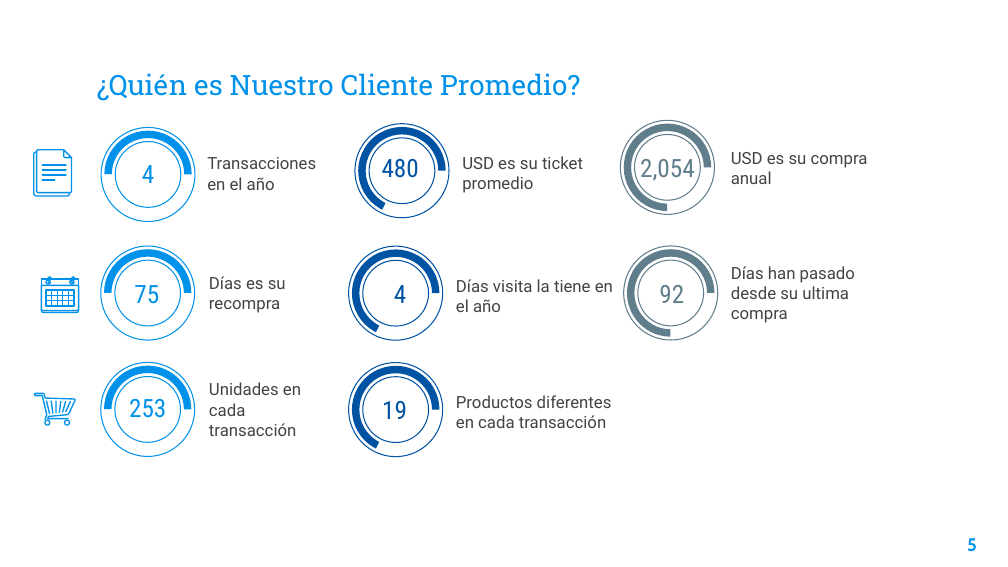
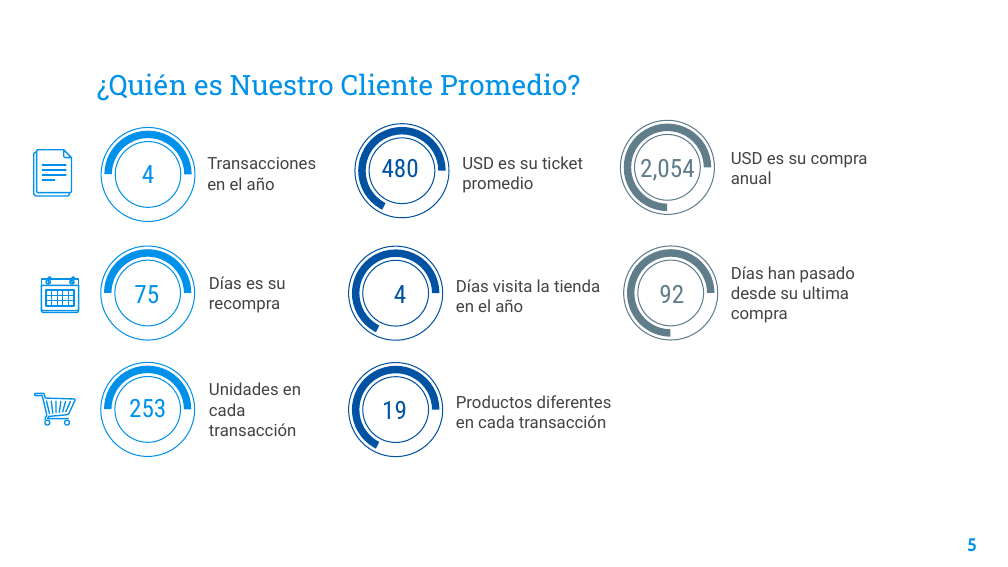
Before and after one commit to spperez8/masiv_model, a slide deck: slide 5 of reports/PRESENTACIÓN_SEGMENTACIÓN.pptx. Drawn at 1008x567 pixels with LibreOffice and Linux fonts; fonts in the diff are those of the drawing; background and template pictures are left out. Boxes give left, top, right and bottom in pixels: in the first picture for what was removed or moved away, otherwise in the second. Text is boxed around its words. In the diff, an @@ line names an element or a change of style, - is before the commit and + after.

```diff
--- a/reports/PRESENTACIÓN_SEGMENTACIÓN.pptx
+++ b/reports/PRESENTACIÓN_SEGMENTACIÓN.pptx
@@ text at <box>456,279,600,312</box>: text changed @@
-Días visita la tiene en el año
+Días visita la tienda en el año
```
Also in this commit, not shown: 2 other slides changed, 2 other files.
